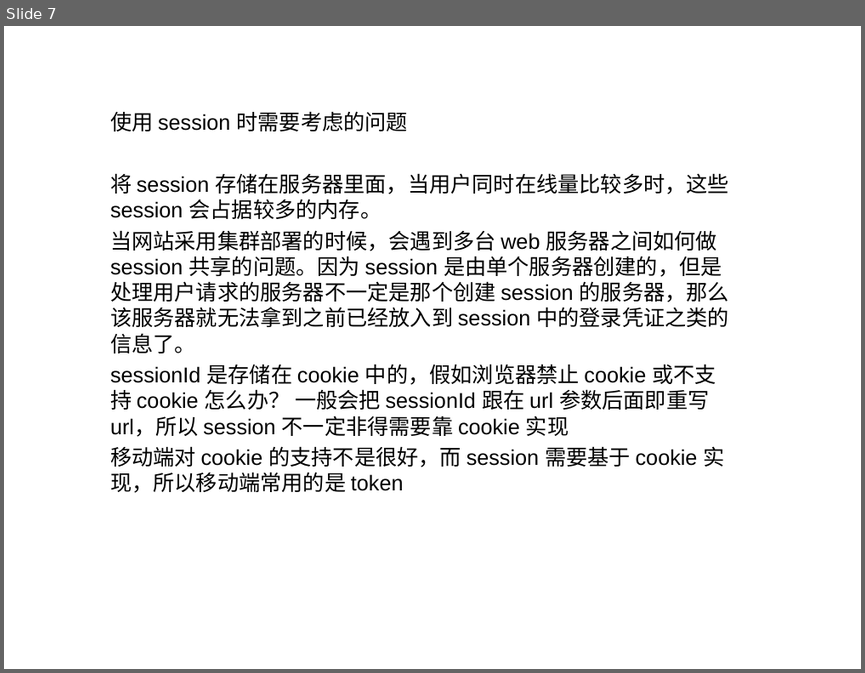
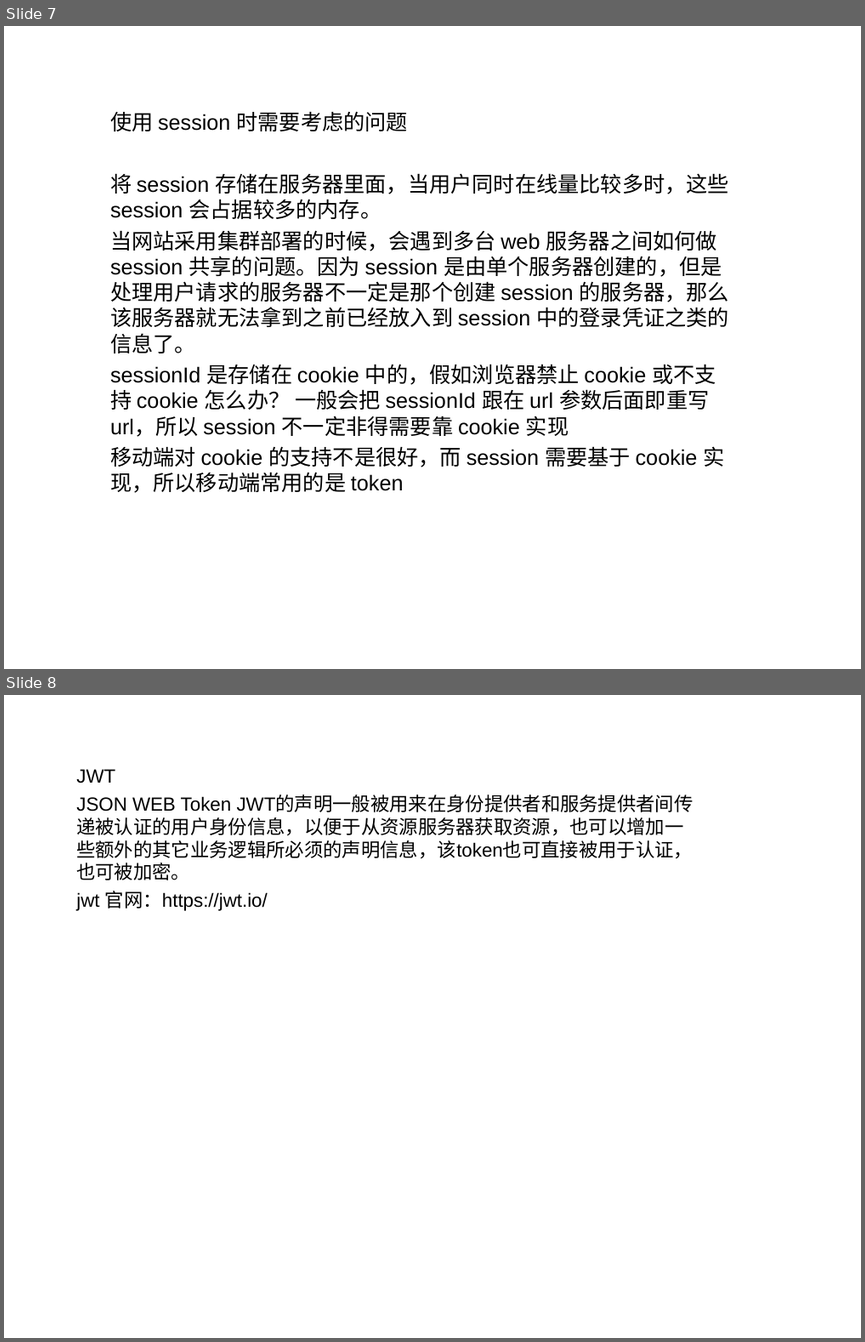
Before and after one commit to liyongjava36/oauth, a slide deck: 123.ppt. Shown one above the other, each under a label of ours: slide 7 before the commit, slides 7 and 8 after it. The pictures are 865x673 and 865x1342 pixels, drawn with LibreOffice and Linux fonts; fonts in the diff are those of the drawing. Boxes give left, top, right and bottom in pixels: in the first picture for what was removed or moved away, otherwise in the second. Text is boxed around its words. In the diff, an @@ line names an element or a change of style, - is before the commit and + after.

```diff
--- a/123.ppt
+++ b/123.ppt
@@ slide 8 added at [4,695,861,1338], background #FFFFFF @@
@@ subtitle added at [76,769,692,911], 16 pt, text #000000 @@
+JWT
+JSON WEB Token JWT的声明一般被用来在身份提供者和服务提供者间传递被认证的用户身份信息，以便于从资源服务器获取资源，也可以增加一些额外的其它业务逻辑所必须的声明信息，该token也可直接被用于认证，也可被加密。
+jwt 官网：https://jwt.io/
```
Also in this commit, not shown: 3 other slides added, 1 slide removed.
